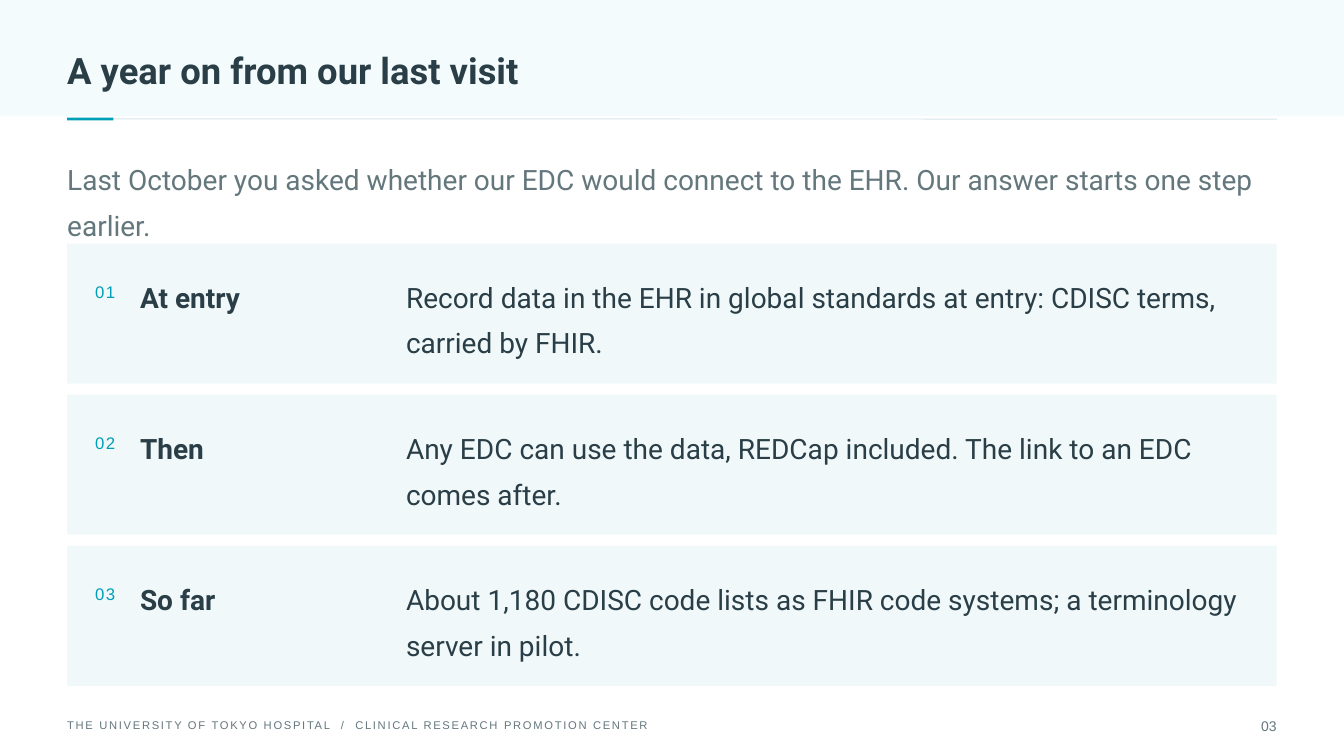
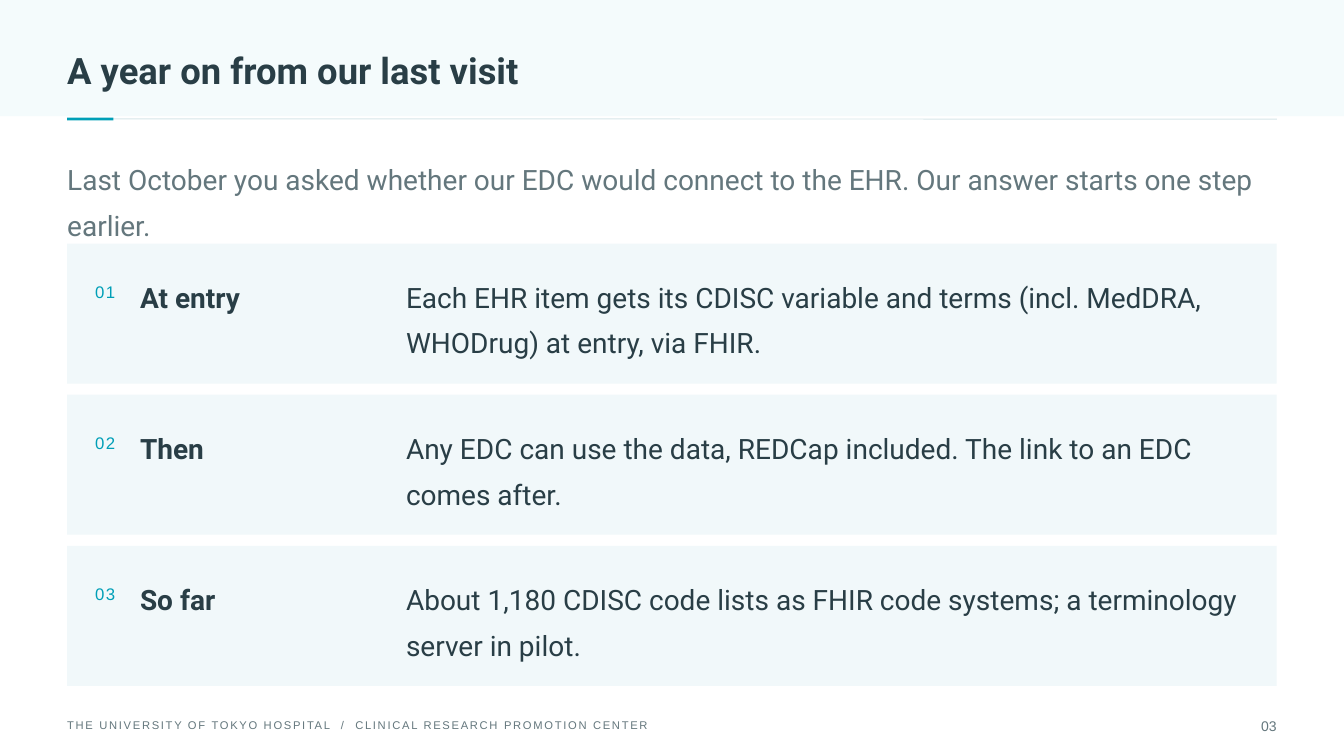
Before and after one commit to utokyo-crpc/slides, a slide deck: slide 3 of 20261008-vanderbilt/deck-16x9.pptx. Drawn at 1344x756 pixels with LibreOffice and Linux fonts; fonts in the diff are those of the drawing. Boxes give left, top, right and bottom in pixels: in the first picture for what was removed or moved away, otherwise in the second. Text is boxed around its words. In the diff, an @@ line names an element or a change of style, - is before the commit and + after.

```diff
--- a/20261008-vanderbilt/deck-16x9.pptx
+++ b/20261008-vanderbilt/deck-16x9.pptx
@@ text at bbox=[406, 286, 1201, 359]: text changed @@
-Record data in the EHR in global standards at entry: CDISC terms, carried by FHIR.
+Each EHR item gets its CDISC variable and terms (incl. MedDRA, WHODrug) at entry, via FHIR.
```
Also in this commit, not shown: 3 other slides changed, 5 other files.
